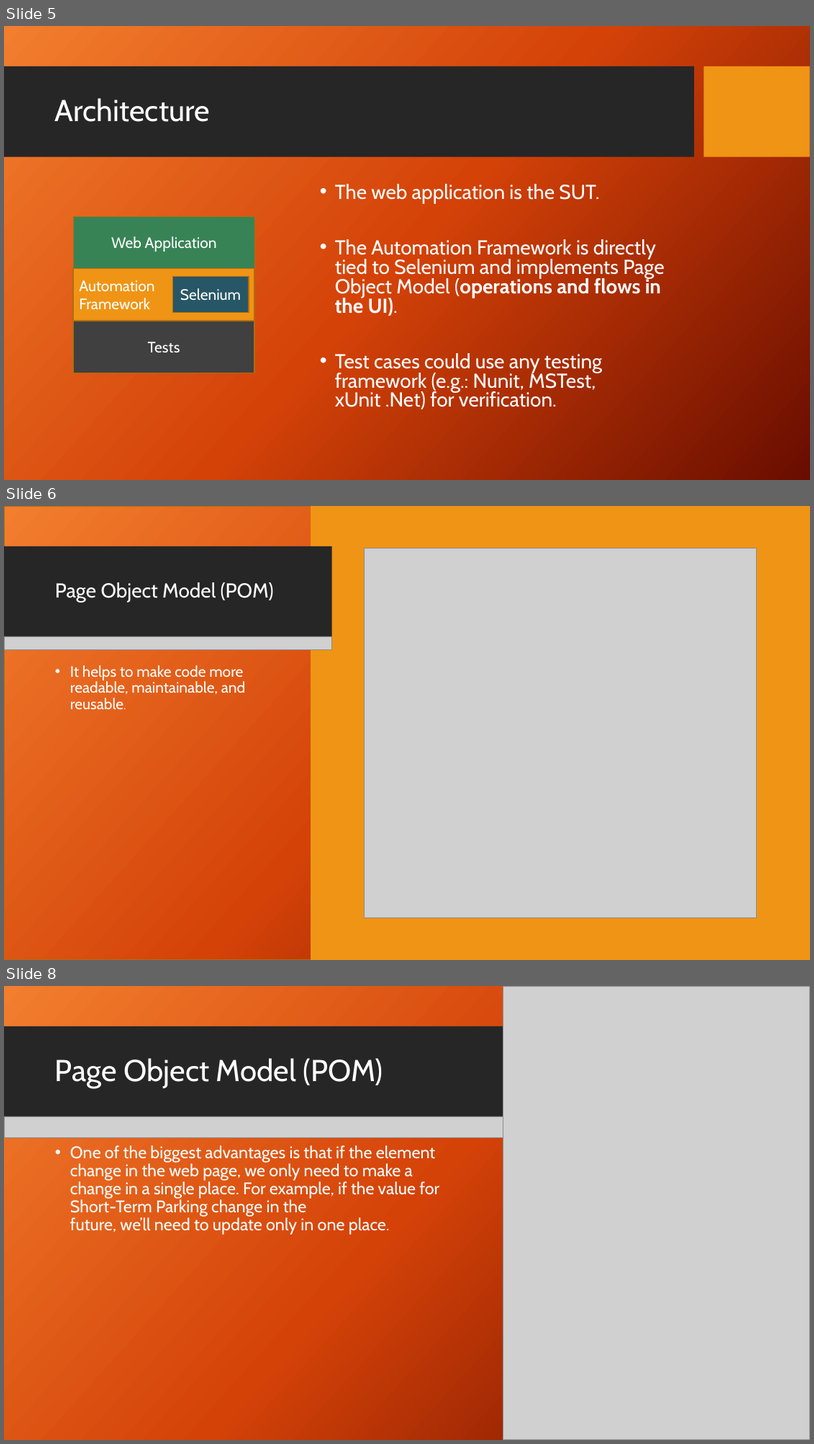
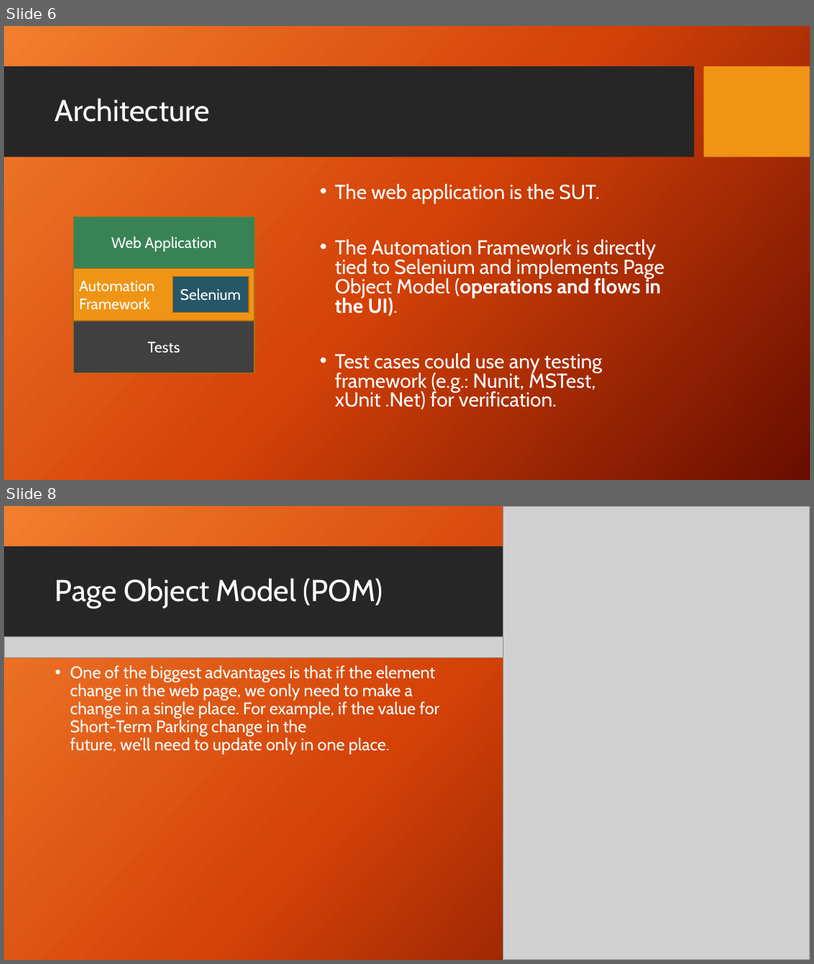
Before and after one commit to hack3rlife/mindbody, a slide deck: docs/Mindbody_Design.pptx. Shown one above the other, each under a label of ours: slides 5, 6 and 8 before the commit, slides 6 and 8 after it; the slides between them are not shown. The pictures are 814x1444 and 814x964 pixels, drawn with LibreOffice and Linux fonts; fonts in the diff are those of the drawing; grey boxes stand for pictures; background and template pictures are left out. Boxes give left, top, right and bottom in pixels: in the first picture for what was removed or moved away, otherwise in the second. Text is boxed around its words. In the diff, an @@ line names an element or a change of style, - is before the commit and + after.

```diff
--- a/docs/Mindbody_Design.pptx
+++ b/docs/Mindbody_Design.pptx
@@ slide 6 removed at (x1=4, y1=506, x2=810, y2=960), background picture (left out); not listed: 2 template elements that a slide beside it also shows @@
@@ rectangle removed at (x1=4, y1=506, x2=810, y2=960) @@
@@ rectangle removed at (x1=311, y1=506, x2=810, y2=960) @@
@@ rectangle removed at (x1=4, y1=546, x2=332, y2=637) @@
@@ picture removed at (x1=364, y1=548, x2=756, y2=917) @@
@@ title removed at (x1=55, y1=582, x2=274, y2=602) @@
-Page Object Model (POM)
@@ picture removed at (x1=4, y1=636, x2=332, y2=649) @@
@@ text removed at (x1=70, y1=665, x2=245, y2=709) @@
-• It helps to make code more readable, maintainable, and reusable.
@@ what was slide 5 is now slide 6 @@
```
Also in this commit, not shown: 4 slides changed, 1 slide added, 11 other files.
